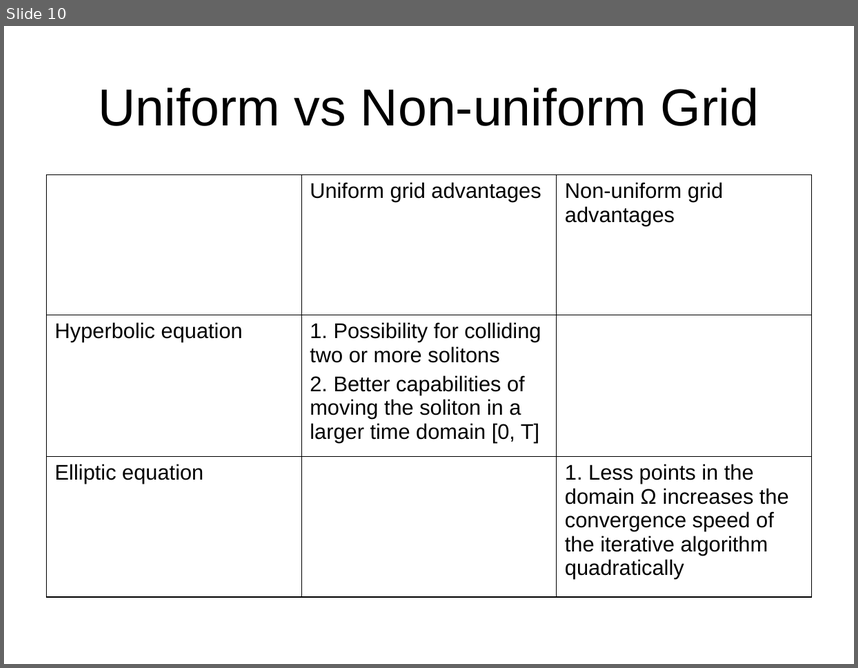
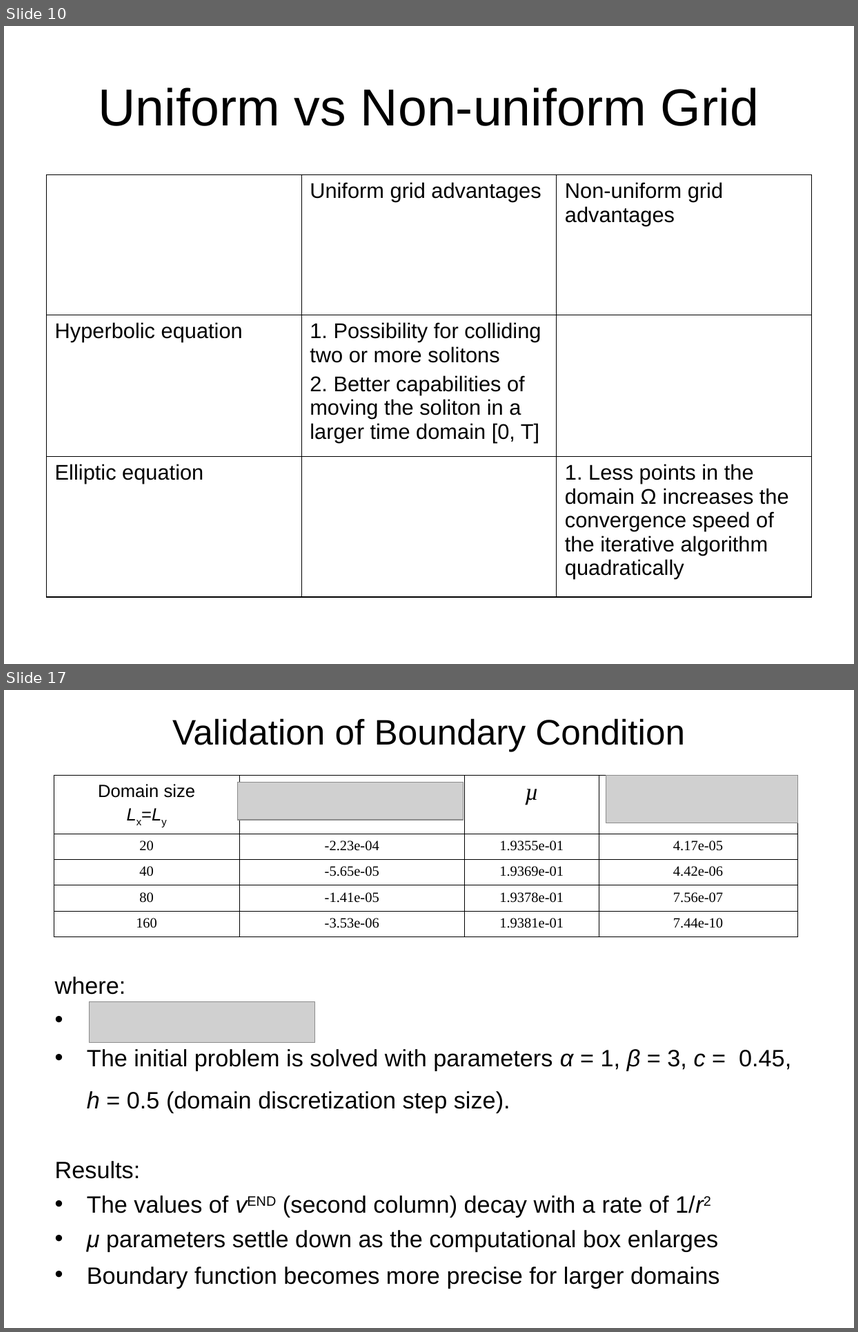
Before and after one commit to CloakMe/Boussinesq, a slide deck: Docu/Presentation Linz/Presentation.ppt. Shown one above the other, each under a label of ours: slide 10 before the commit, slides 10 and 17 after it; the slides between them are not shown. The pictures are 858x668 and 858x1332 pixels, drawn with LibreOffice and Linux fonts; fonts in the diff are those of the drawing; grey boxes stand for pictures. Boxes give left, top, right and bottom in pixels: in the first picture for what was removed or moved away, otherwise in the second. Text is boxed around its words. In the diff, an @@ line names an element or a change of style, - is before the commit and + after.

Commit message:
finilizing
present:
added
1. new bnd
2. validation
Article:
fixed english

```diff
--- a/Docu/Presentation Linz/Presentation.ppt
+++ b/Docu/Presentation Linz/Presentation.ppt
@@ slide 17 added at (4, 690, 854, 1328), background #FFFFFF @@
@@ title added at (172, 718, 685, 751), 30 pt, text #000000 @@
+Validation of Boundary Condition
@@ table added at (53, 775, 797, 932), 5 rows, 4 columns @@
+Domain size / Lx=Ly |  | µ | 
+20 | -2.23e-04 | 1.9355e-01 | 4.17e-05
+40 | -5.65e-05 | 1.9369e-01 | 4.42e-06
+80 | -1.41e-05 | 1.9378e-01 | 7.56e-07
+160 | -3.53e-06 | 1.9381e-01 | 7.44e-10
@@ picture added at (238, 782, 463, 819) @@
@@ picture added at (606, 775, 798, 822) @@
@@ text added at (55, 976, 791, 1113), 20 pt, text #000000 @@
+where:
+• The initial problem is solved with parameters α = 1, β = 3, c = 0.45, h = 0.5 (domain discretization step size).
@@ picture added at (89, 1002, 315, 1043) @@
@@ text added at (55, 1161, 720, 1288), 20 pt, text #000000 @@
+Results:
+• The values of vEND (second column) decay with a rate of 1/r2
+• μ parameters settle down as the computational box enlarges
+• Boundary function becomes more precise for larger domains
```
Also in this commit, not shown: 7 other slides added, 1 slide removed, 1 other file.
